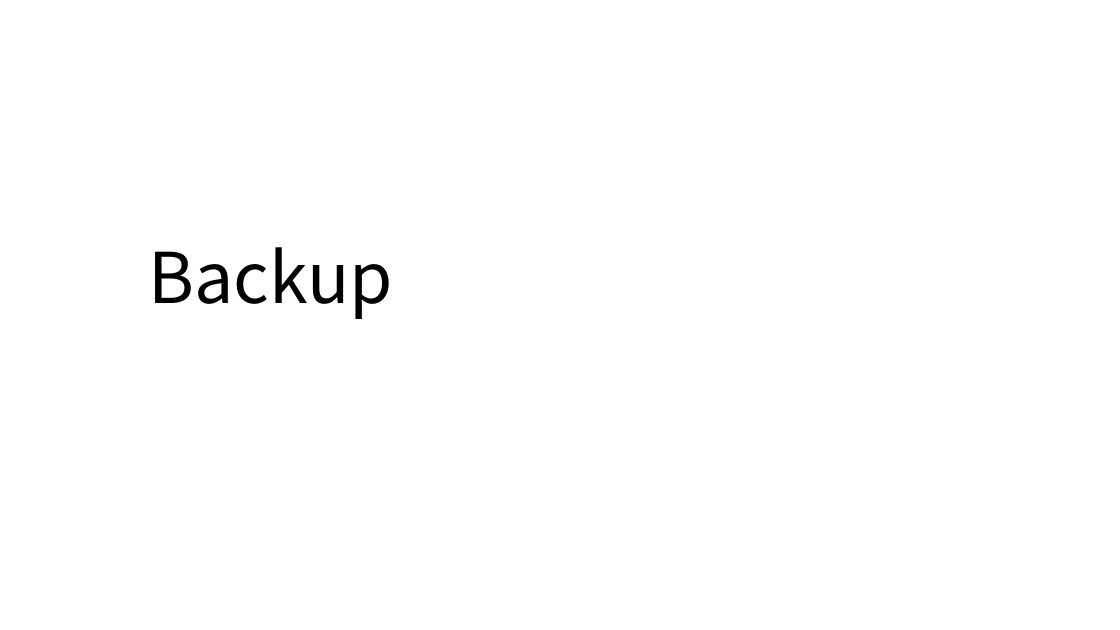
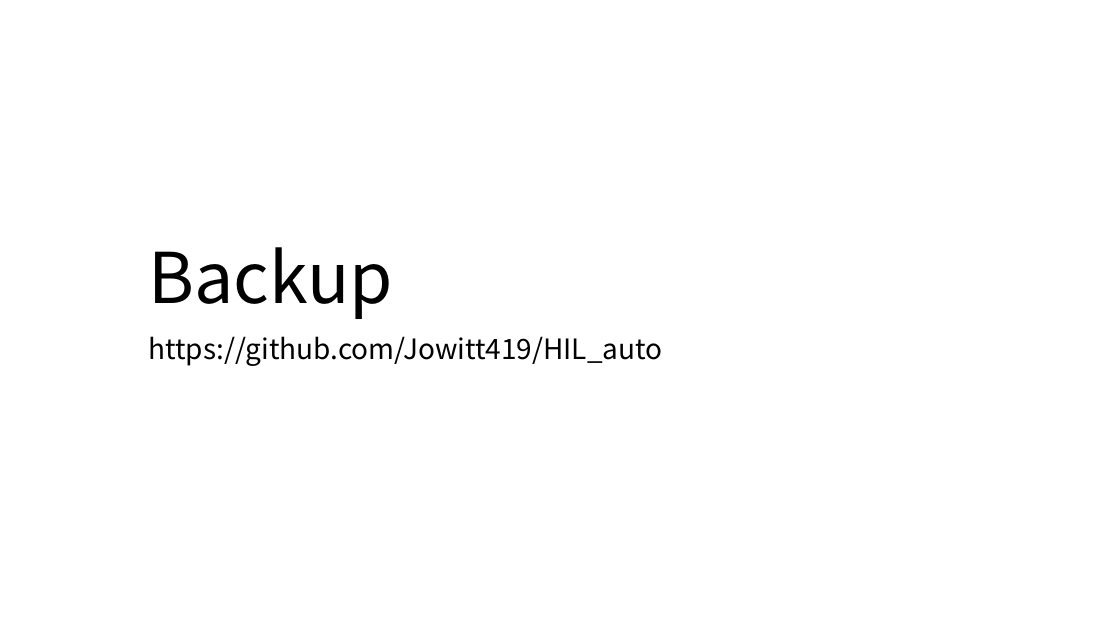
Before and after one commit to Jowitt419/HIL_auto, a slide deck: slide 9 of ni_hil_automation.pptx. Drawn at 1120x630 pixels with LibreOffice and Linux fonts; fonts in the diff are those of the drawing. Boxes give left, top, right and bottom in pixels: in the first picture for what was removed or moved away, otherwise in the second. Text is boxed around its words. In the diff, an @@ line names an element or a change of style, - is before the commit and + after.

Commit message:
add git URL to ppt

```diff
--- a/ni_hil_automation.pptx
+++ b/ni_hil_automation.pptx
@@ subtitle added at <box>148,336,662,366</box>, 24 pt, text #000000 @@
+https://github.com/Jowitt419/HIL_auto
```
